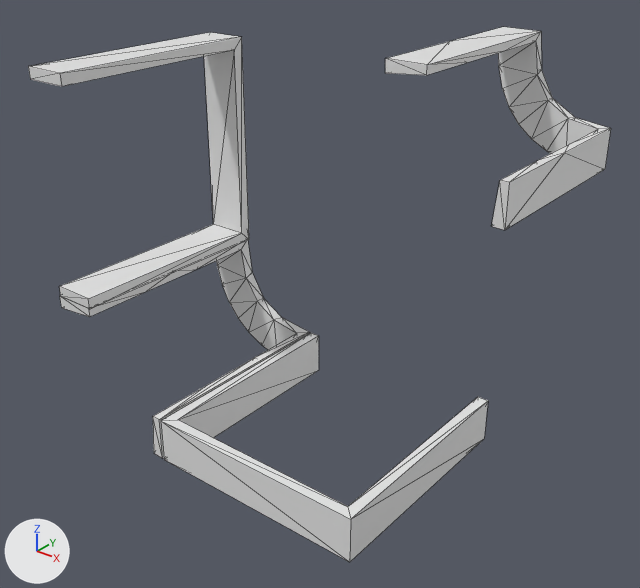
One commit to the OBJ model data/bmc/SET_4W2C/t_391.obj: the scene before it, then after it.
Both versions are drawn from a 50 mm lens placed at (1.242, -1.516, 0.857), pointed at (0.041, -0.014, -0.075). The axes (+X, +Y, +Z) are drawn at lower left. The lights are the same throughout. Mesh edges are drawn as thin lines. Where no turn or scale is listed for an object, it has been applied to the vertices.

In view in the first picture: 't_391'.
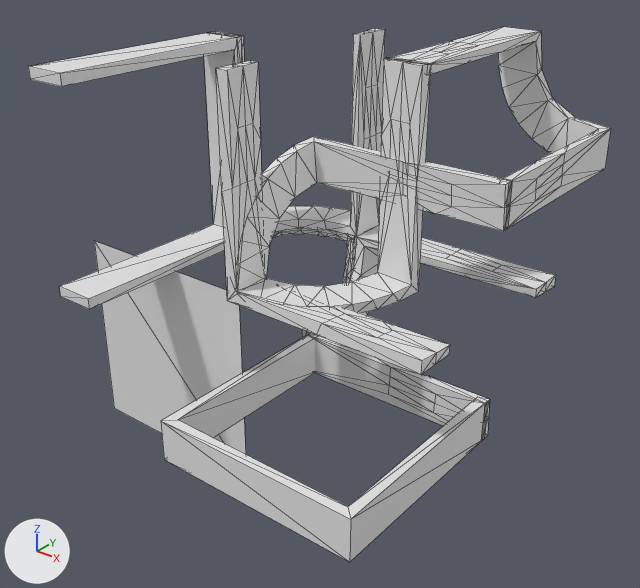
The change, as a list of edits to the scene's bpy script:
```text
Change me_t_391:
    used by ob_t_391; location = (0.0, 0.0, 0.0)
    remove me_t_391.from_pydata(...)  # 120 vertices, 224 faces; spans x -0.304..0.5, y -0.5..0.5, z -0.3..0.5
    add me_t_391.from_pydata(...)  # 523 vertices, 998 faces; spans x -0.5..0.5, y -0.5..0.5, z -0.5..0.5
    me_t_391 part 1: a new loose piece of 141 vertices spanning x 0.0..0.5, y -0.286..0.014, z 0.0..0.5
    me_t_391 part 2: 44 vertices removed from x -0.304..-0.004, y -0.5..0.0, z -0.299..0.001; 306 vertices added at x -0.5..0.5, y -0.25..0.287, z -0.5..0.5
```

Where the change shows, as pixel boxes (x1, y1, x2, y2) in the pictures (640 x 588 px):
part 1 of me_t_391, added
    after: (216, 58, 512, 375)
part 2 of me_t_391, built on
    before: (60, 240, 309, 458)
    after: (94, 27, 611, 454)
